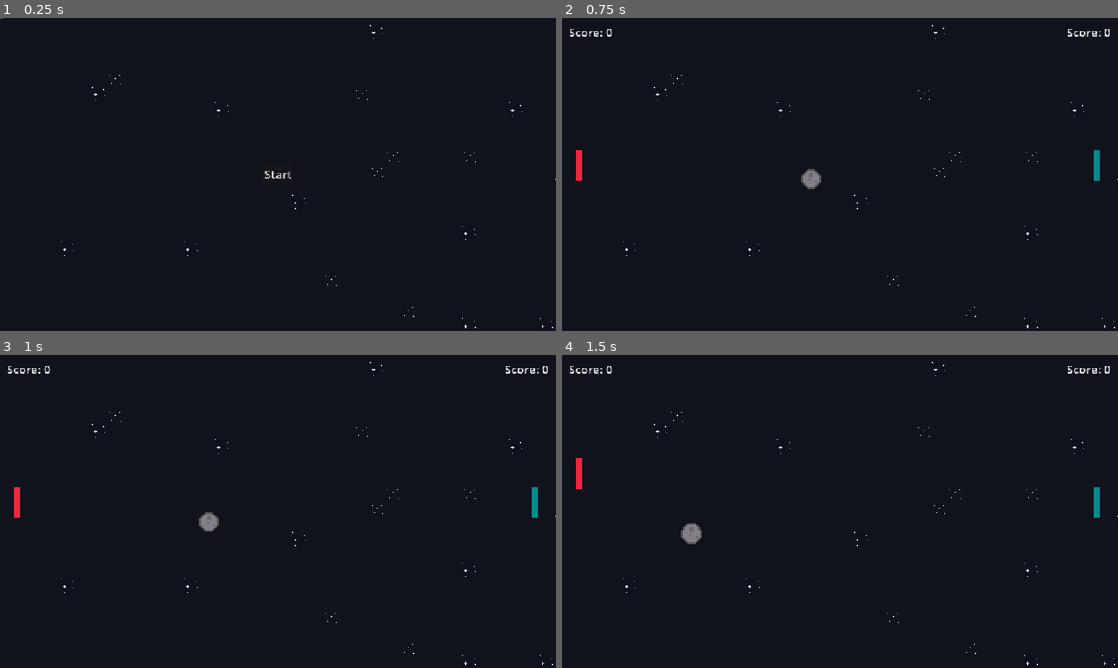
Above: before the commit, frames 1-4 (two rows, left to right).
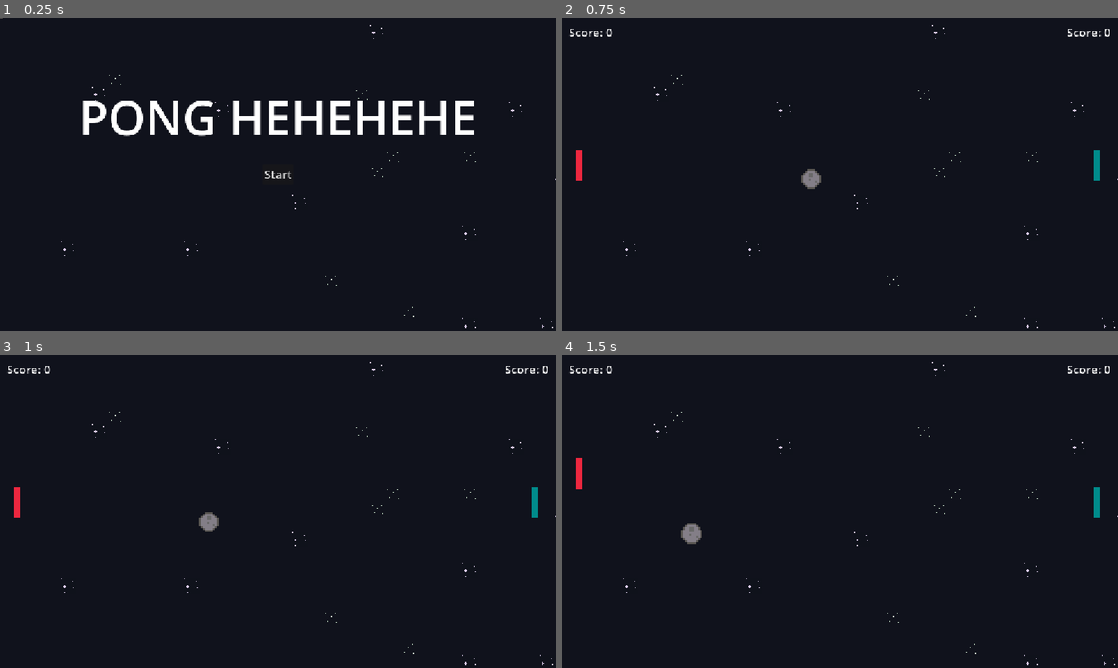
Above: after the commit, the same moments.

Repository: Shaedow2000/Pong-Godot
Game: Godot game, scene res://scenes/main.tscn
Two runs of this game, one before a commit and one after it. Both use one fixed random seed, a clock stepped at 60 frames per second and the inputs below.
Inputs:
- Up to frame 1 (0.25 s): no input
- Up to frame 2 (0.75 s): click "Start" at 0.5 s
- Up to frame 3 (1 s): no input
- Up to frame 4 (1.5 s): hold W (move_up_a) from 1.28 s (still down)

The runs differ from the first frame. In frame 1, 3.3% of the frame differs, in the area x 14-86%, y 26-38%; in frame 2, nothing differs; in frame 3, nothing differs; in frame 4, nothing differs.

Commit message:
feat: add title hehehe

Diff:
--- a/scenes/game_start_hud.tscn
+++ b/scenes/game_start_hud.tscn
@@ -21,4 +21,17 @@
 theme_override_font_sizes/font_size = 24
 text = "Start"
 
+[node name="Label" type="Label" parent="." unique_id=431666539]
+anchors_preset = 5
+anchor_left = 0.5
+anchor_right = 0.5
+offset_left = -269.0
+offset_right = 269.0
+offset_bottom = 411.0
+grow_horizontal = 2
+theme_override_font_sizes/font_size = 98
+text = "PONG HEHEHEHE"
+horizontal_alignment = 1
+vertical_alignment = 1
+
 [connection signal="pressed" from="Start" to="." method="_on_start_pressed"]
